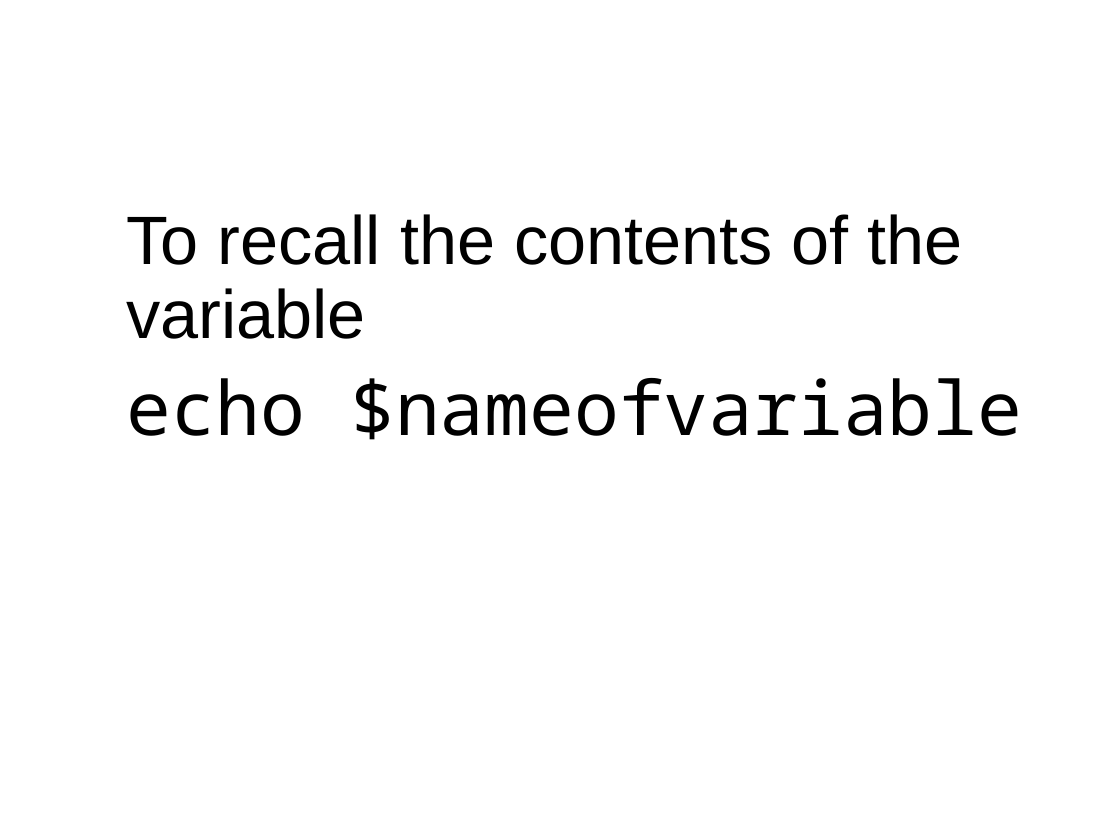
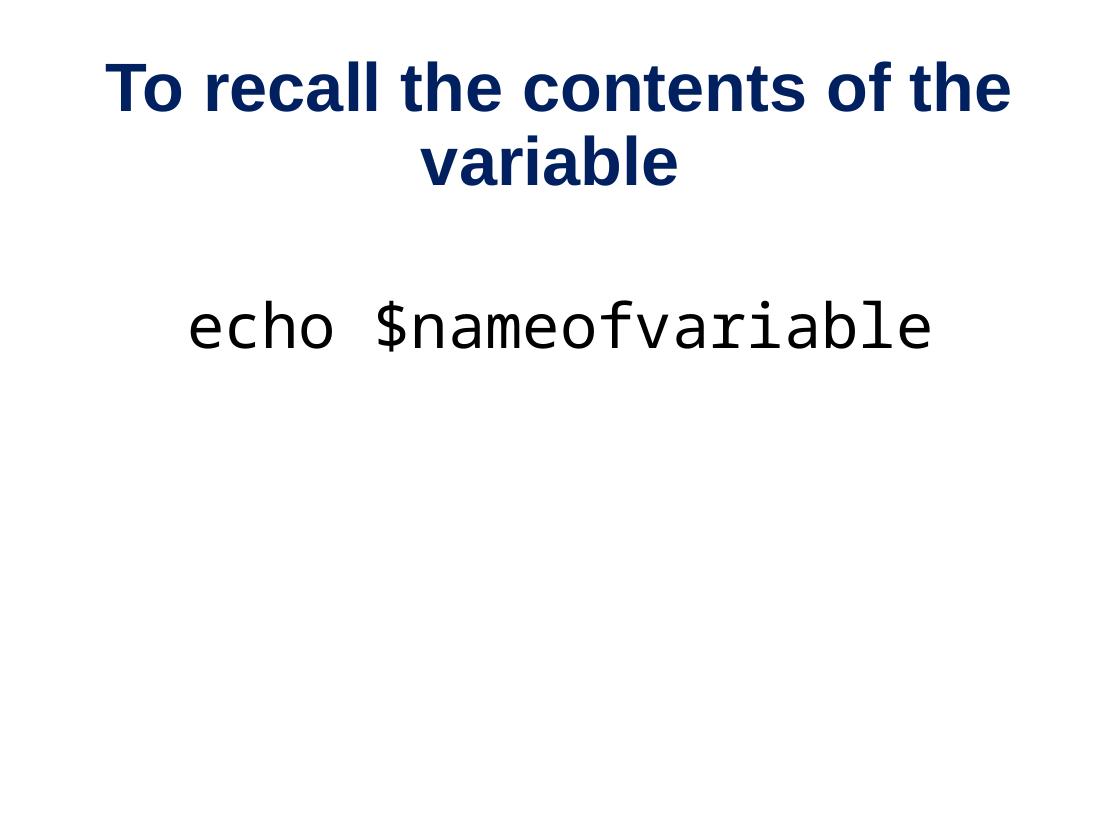
Before and after one commit to PRodriguez19/Intro-to-rnaseq, a slide deck: slide 22 of lectures/Lecture9-MMG232.pptx (slide 25 before the commit). Drawn at 1120x840 pixels with LibreOffice and Linux fonts; fonts in the diff are those of the drawing. Boxes give left, top, right and bottom in pixels: in the first picture for what was removed or moved away, otherwise in the second. Text is boxed around its words. In the diff, an @@ line names an element or a change of style, - is before the commit and + after.

```diff
--- a/lectures/Lecture9-MMG232.pptx
+++ b/lectures/Lecture9-MMG232.pptx
@@ title "To recall the contents of ...": place and size @@
-title "To recall the contents of ..." at bbox=[126, 214, 963, 339]
+title "To recall the contents of ..." at bbox=[106, 61, 1013, 186]
@@ title "To recall the contents of ..." at bbox=[106, 61, 1013, 186]: text colour #000000 to #002060, bold on; alignment left to centre @@
@@ text "echo $nameofvariable": place and size @@
-text "echo $nameofvariable" at bbox=[126, 378, 1022, 440]
+text "echo $nameofvariable" at bbox=[187, 300, 934, 352]
@@ text "echo $nameofvariable" at bbox=[187, 300, 934, 352]: size 48 to 40 pt; alignment left to centre @@
```
Also in this commit, not shown: 21 other slides changed, 3 slides added, 4 slides removed, 2 other files.
